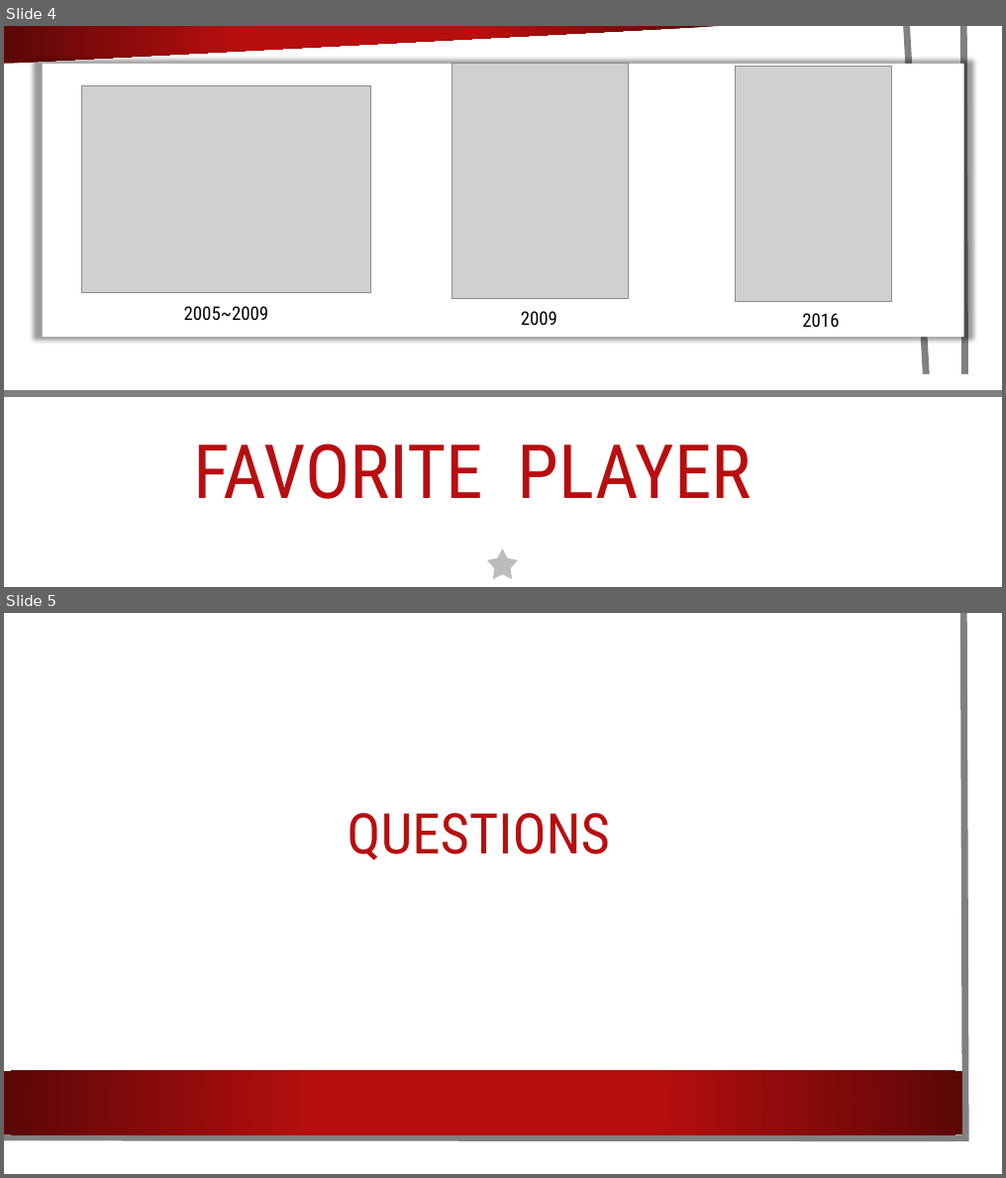
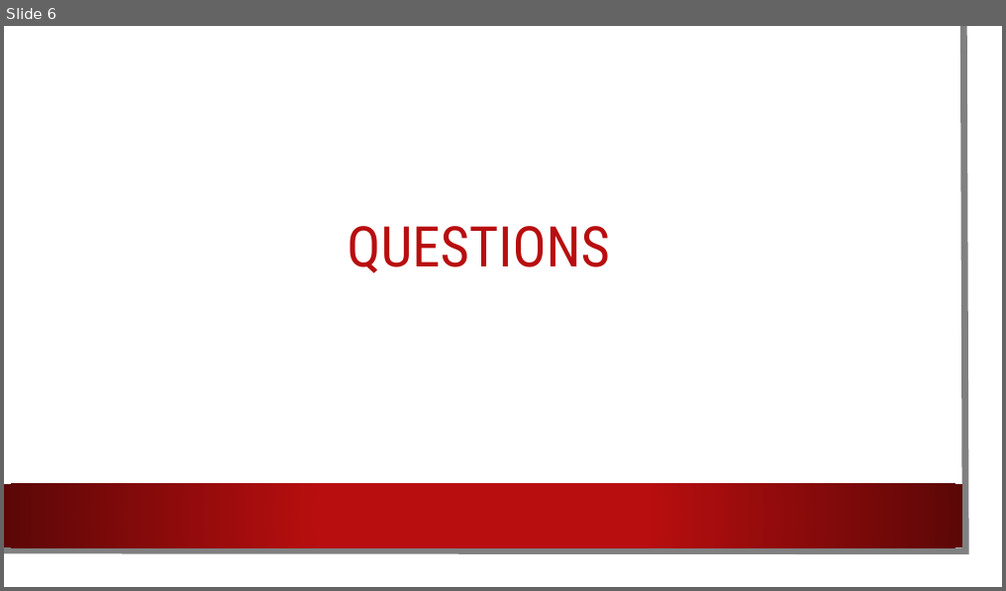
Before and after one commit to Johnny850807/BWS_IronMan, a slide deck: 林宗億工作室/Baseball.pptx. Shown one above the other, each under a label of ours: slides 4 and 5 before the commit, slide 6 after it. The pictures are 1006x1178 and 1006x591 pixels, drawn with LibreOffice and Linux fonts; fonts in the diff are those of the drawing; grey boxes stand for pictures; background and template pictures are left out. Boxes give left, top, right and bottom in pixels: in the first picture for what was removed or moved away, otherwise in the second. Text is boxed around its words. In the diff, an @@ line names an element or a change of style, - is before the commit and + after.

```diff
--- a/林宗億工作室/Baseball.pptx
+++ b/林宗億工作室/Baseball.pptx
@@ slide 4 removed at [4, 26, 1002, 587], background picture (left out); not listed: 3 template elements that a slide beside it also shows @@
@@ freeform shape removed at [4, 26, 959, 565] @@
@@ freeform shape removed at [4, 26, 718, 64] @@
@@ freeform shape removed at [4, 26, 933, 545] @@
@@ rectangle removed at [43, 64, 964, 338] @@
@@ picture removed at [451, 64, 628, 298] @@
@@ picture removed at [736, 66, 892, 301] @@
@@ picture removed at [82, 85, 371, 292] @@
@@ text removed at [184, 306, 269, 321] @@
-2005~2009
@@ text removed at [521, 311, 557, 325] @@
-2009
@@ text removed at [802, 313, 839, 327] @@
-2016
@@ freeform shape removed at [4, 376, 932, 543] @@
@@ rectangle removed at [4, 374, 1002, 587] @@
@@ line removed from (4, 393) to (1002, 393) @@
@@ title removed at [194, 444, 751, 499] @@
-FAVORITE PLAYER
@@ star removed at [487, 550, 519, 580] @@
@@ what was slide 5 is now slide 6 @@
```
Also in this commit, not shown: 1 slide changed, 2 slides added, 2 other files.
